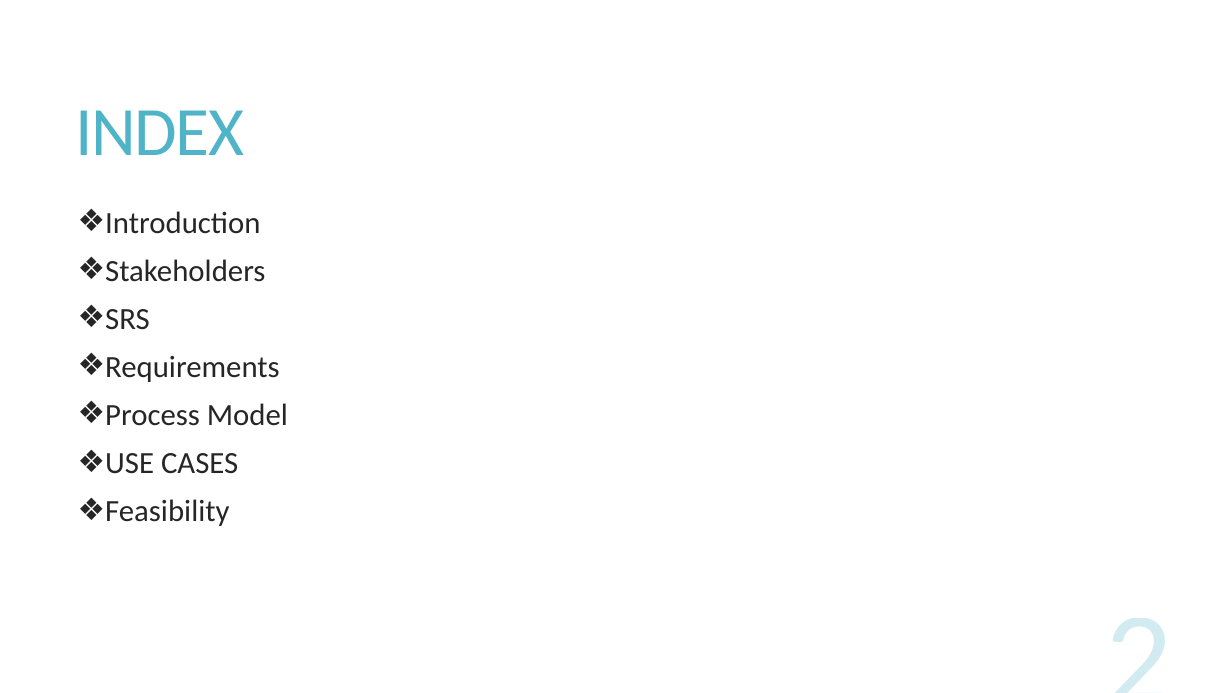
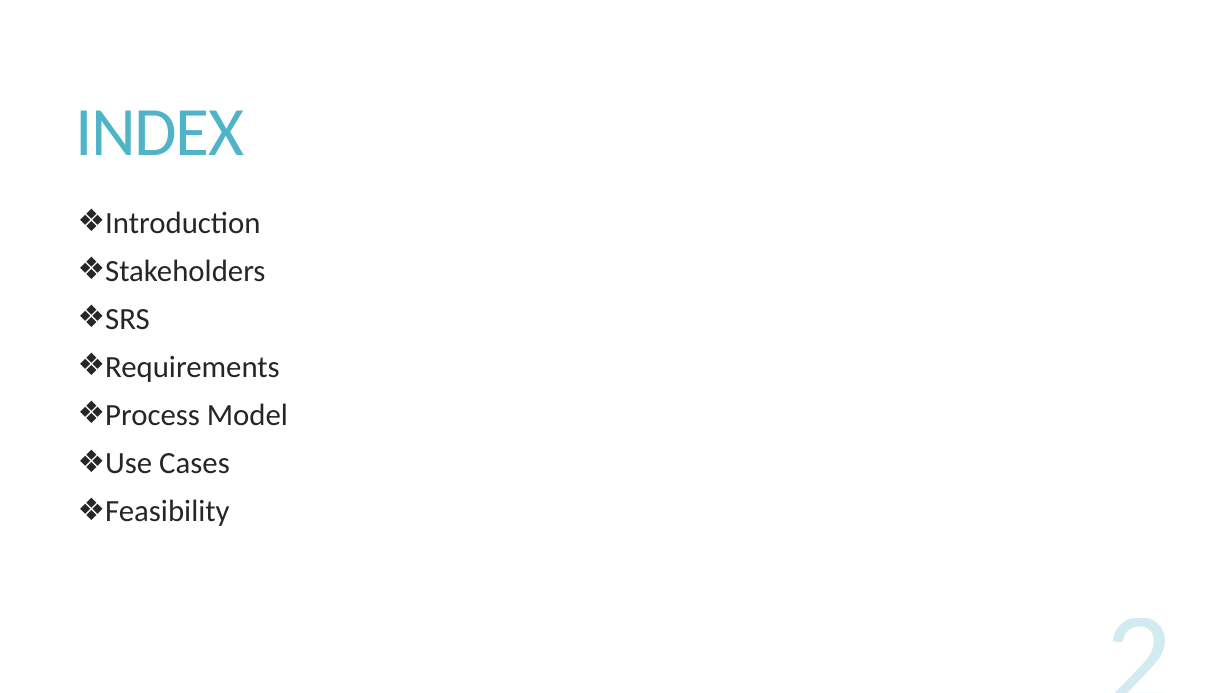
Before and after one commit to MohitBurkule/Onestopshop, a slide deck: slide 2 of onestopshop.pptx. Drawn at 1232x693 pixels with LibreOffice and Linux fonts; fonts in the diff are those of the drawing. Boxes give left, top, right and bottom in pixels: in the first picture for what was removed or moved away, otherwise in the second. Text is boxed around its words. In the diff, an @@ line names an element or a change of style, - is before the commit and + after.

```diff
--- a/onestopshop.pptx
+++ b/onestopshop.pptx
@@ text at [105,453,230,474]: text changed @@
-❖ USE CASES
+❖ Use Cases
```
Also in this commit, not shown: 4 other slides changed, 1 other file.
